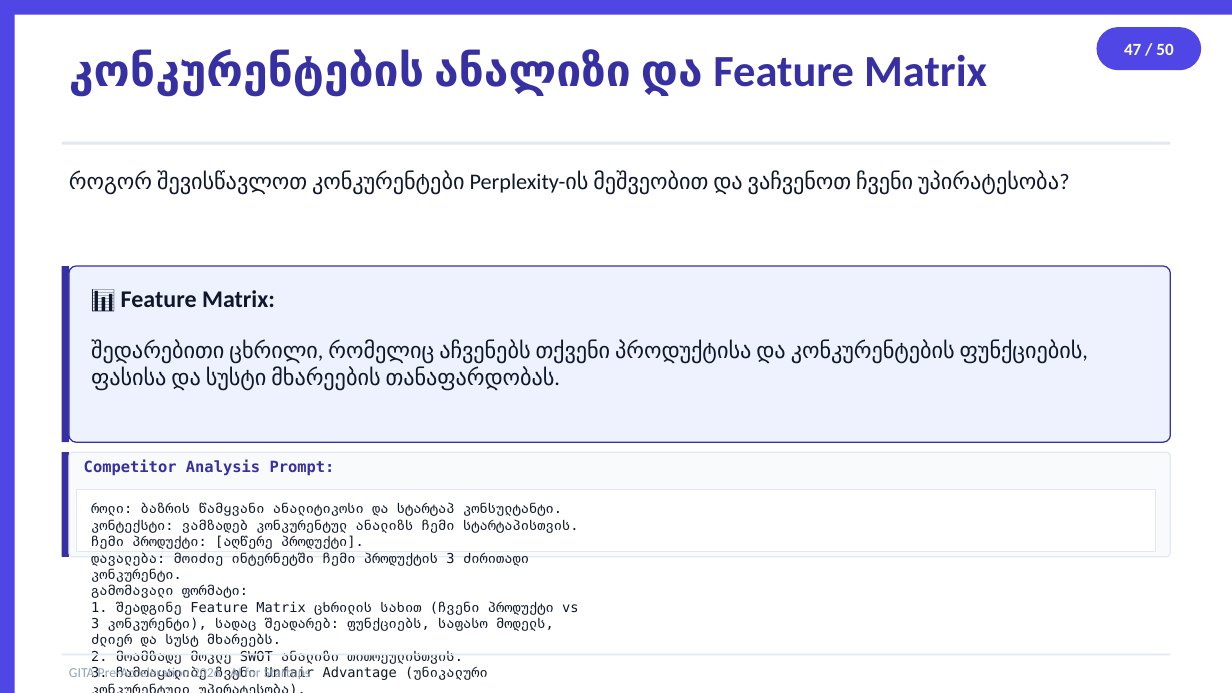
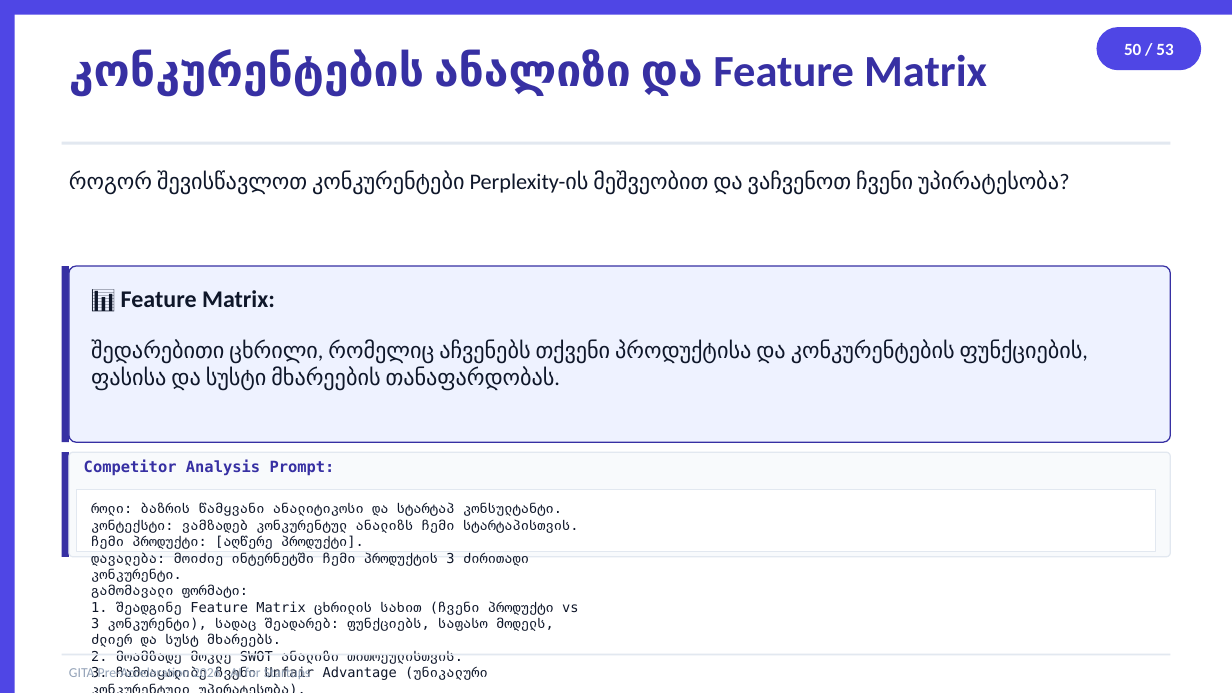
Before and after one commit to basilaia123/ai2026, a slide deck: slide 50 of GITA/Pre-Acceleration/2026-5h-AI-for-Startups/day1-slides.pptx (slide 47 before the commit). Drawn at 1232x693 pixels with LibreOffice and Linux fonts; fonts in the diff are those of the drawing. Boxes give left, top, right and bottom in pixels: in the first picture for what was removed or moved away, otherwise in the second. Text is boxed around its words. In the diff, an @@ line names an element or a change of style, - is before the commit and + after.

```diff
--- a/GITA/Pre-Acceleration/2026-5h-AI-for-Startups/day1-slides.pptx
+++ b/GITA/Pre-Acceleration/2026-5h-AI-for-Startups/day1-slides.pptx
@@ text in rounded rectangle at [1124,44,1173,55]: text changed @@
-47 / 50
+50 / 53
```
Also in this commit, not shown: 48 other slides changed, 3 slides added, 4 other files.
